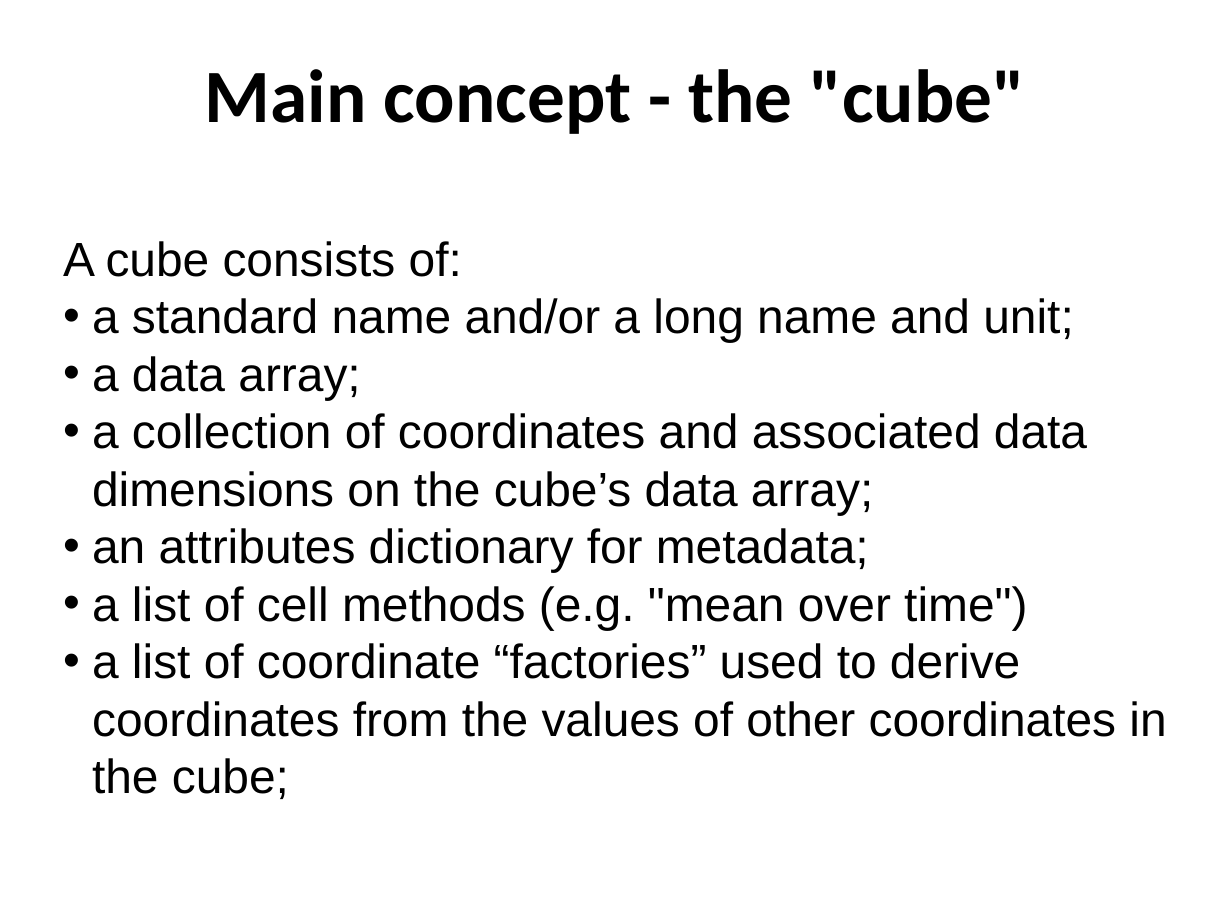
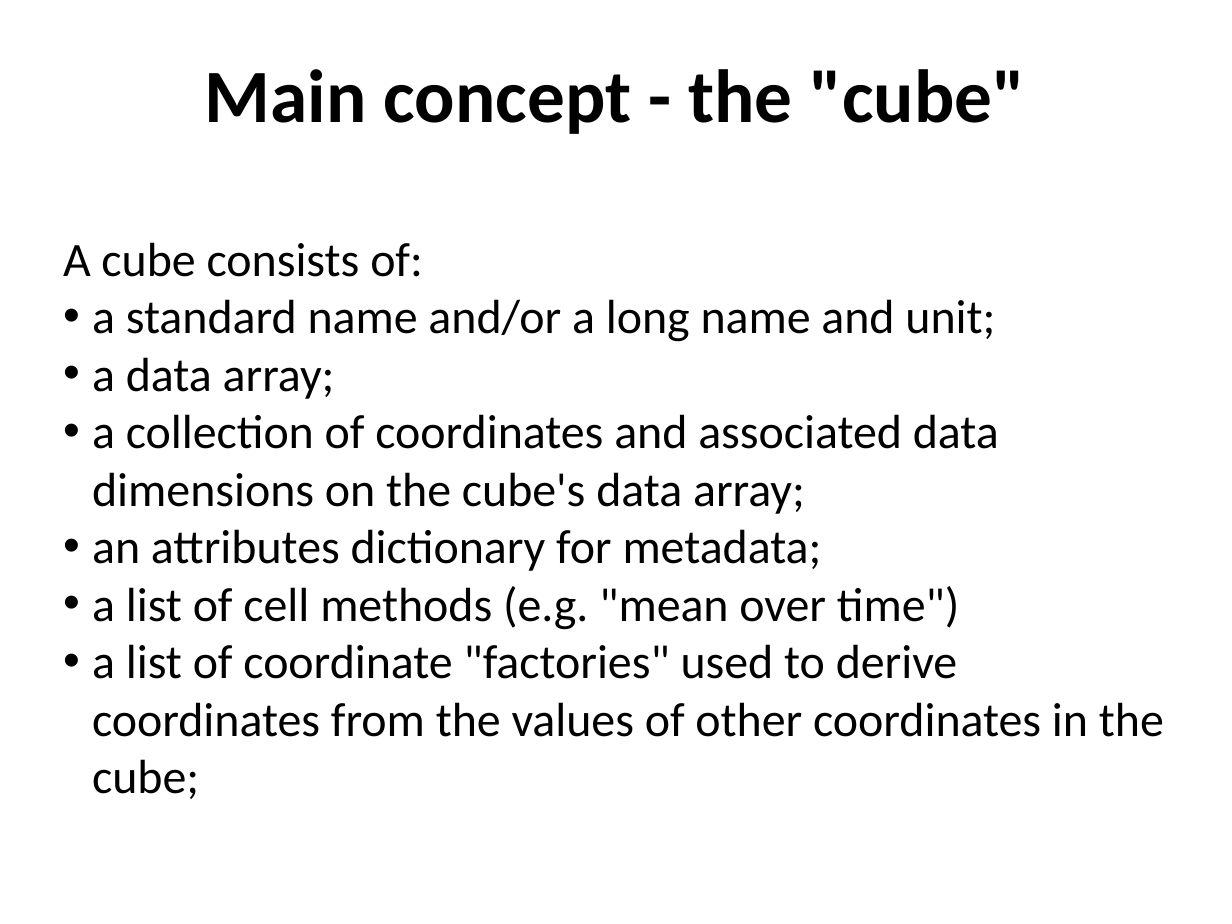
Before and after one commit to ncasuk/ncas-isc, a slide deck: slide 8 of python/presentations/data_tools/01_iris.ppt. Drawn at 1232x924 pixels with LibreOffice and Linux fonts; fonts in the diff are those of the drawing; background and template pictures are left out. Boxes give left, top, right and bottom in pixels: in the first picture for what was removed or moved away, otherwise in the second. Text is boxed around its words. In the diff, an @@ line names an element or a change of style, - is before the commit and + after.

Commit message:
Finished data_tools presentations

```diff
--- a/python/presentations/data_tools/01_iris.ppt
+++ b/python/presentations/data_tools/01_iris.ppt
@@ text at (63,242,995,630): font Arial to Calibri in "A cube consists of:", "a standard name and/or a long name ...", "a data array;", "an attributes dictionary for metadata;" and 1 more places @@
@@ text at (92,414,999,514): text changed; font Arial to Calibri @@
-• a collection of coordinates and associated data dimensions on the cube’s data array;
+• a collection of coordinates and associated data dimensions on the cube's data array;
@@ text at (92,644,1164,799): text changed; font Arial to Calibri @@
-• a list of coordinate “factories” used to derive coordinates from the values of other coordinates in the cube;
+• a list of coordinate "factories" used to derive coordinates from the values of other coordinates in the cube;
```
Also in this commit, not shown: 15 other slides changed, 1 slide added, 1 slide removed, 1 other file.
